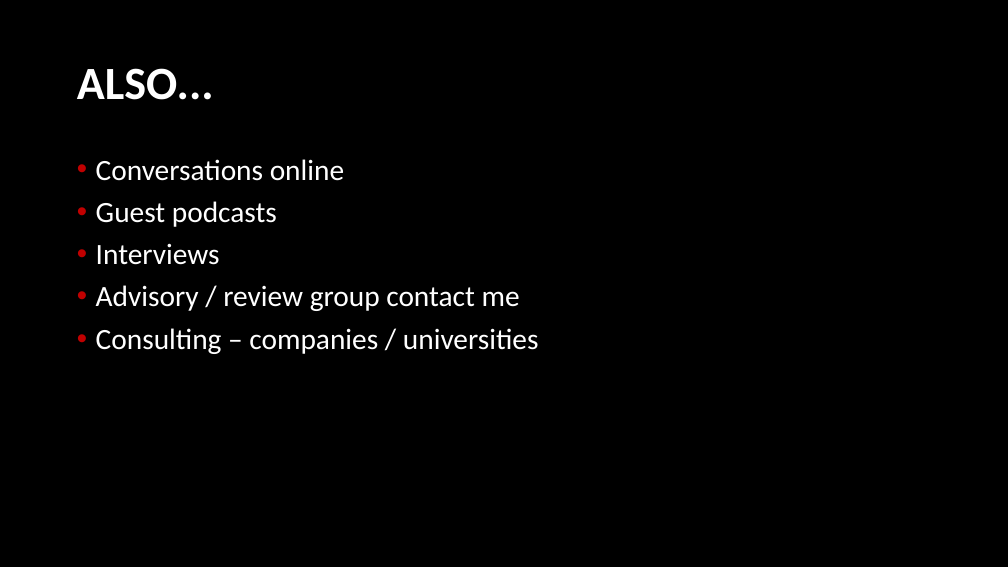
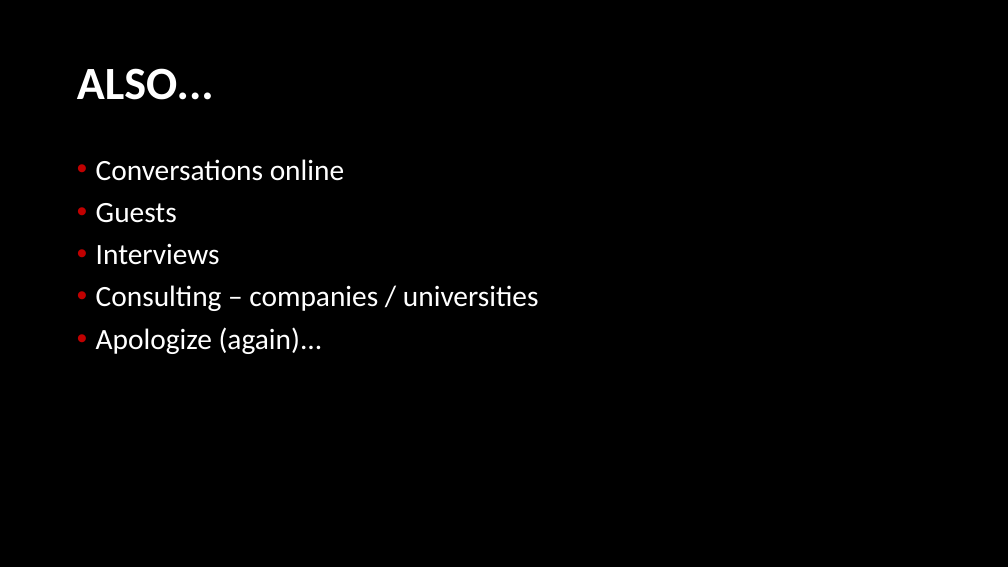
Before and after one commit to LearnerPrivacy/LearnerPrivacy.github.io, a slide deck: slide 7 of lectures/001-Overview.pptx (slide 6 before the commit). Drawn at 1008x567 pixels with LibreOffice and Linux fonts; fonts in the diff are those of the drawing; background and template pictures are left out. Boxes give left, top, right and bottom in pixels: in the first picture for what was removed or moved away, otherwise in the second. Text is boxed around its words. In the diff, an @@ line names an element or a change of style, - is before the commit and + after.

```diff
--- a/lectures/001-Overview.pptx
+++ b/lectures/001-Overview.pptx
@@ text at box(96, 203, 177, 223): text changed @@
-• Guest podcasts
+• Guests
@@ text at box(96, 285, 520, 311): paragraph removed @@
-• Advisory / review group contact me
@@ text at box(96, 327, 323, 354): paragraph added @@
+• Apologize (again)...
```
Also in this commit, not shown: 4 other slides changed, 2 slides added, 2 other files.
